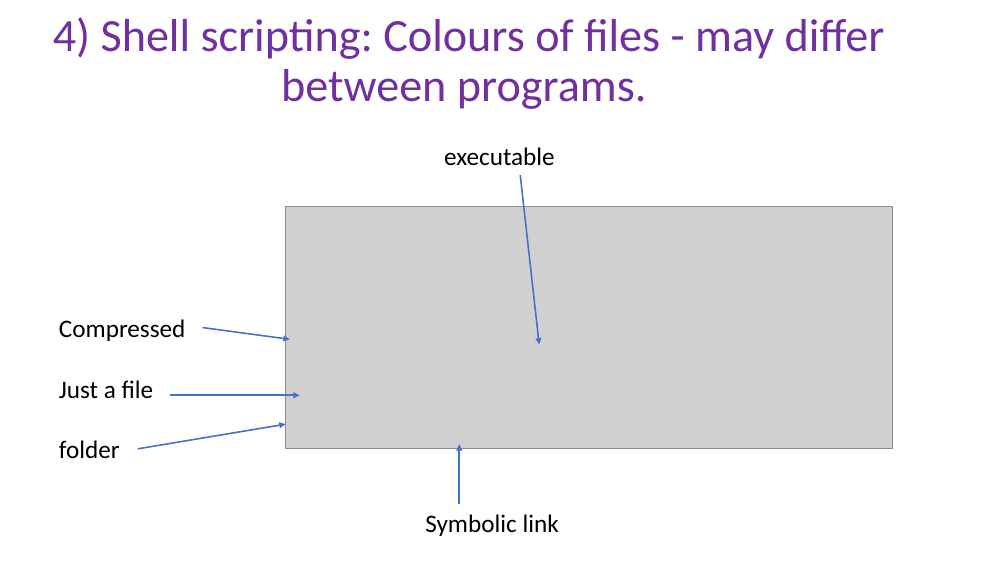
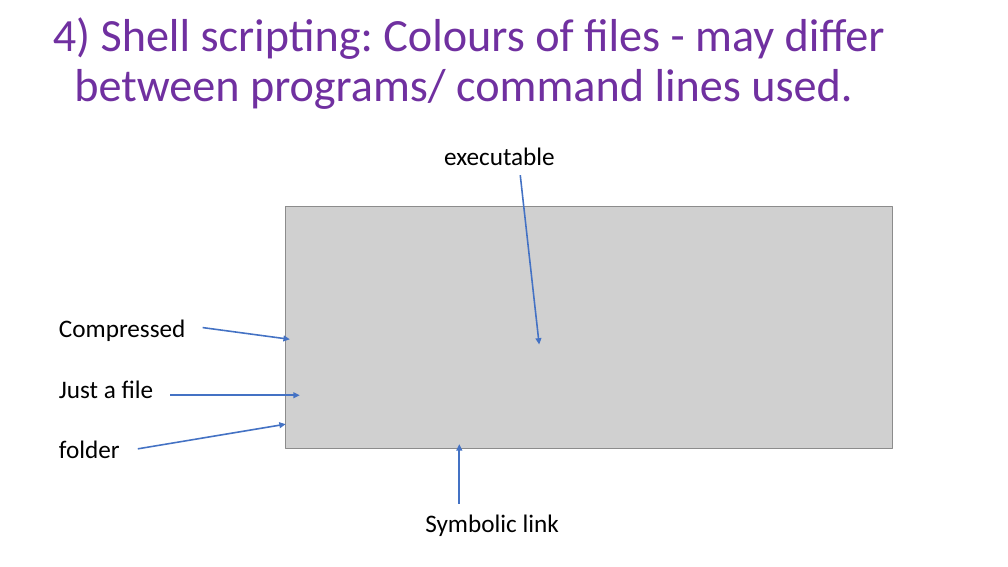
Before and after one commit to peterthorpe5/Msc_Digital_Health, a slide deck: slide 9 of powerpoint/4_Shell_scripting.pptx. Drawn at 1008x567 pixels with LibreOffice and Linux fonts; fonts in the diff are those of the drawing; grey boxes stand for pictures. Boxes give left, top, right and bottom in pixels: in the first picture for what was removed or moved away, otherwise in the second. Text is boxed around its words. In the diff, an @@ line names an element or a change of style, - is before the commit and + after.

```diff
--- a/powerpoint/4_Shell_scripting.pptx
+++ b/powerpoint/4_Shell_scripting.pptx
@@ title at <box>53,17,885,109</box>: text changed @@
-4) Shell scripting: Colours of files - may differ between programs.
+4) Shell scripting: Colours of files - may differ between programs/ command lines used.
```
Also in this commit, not shown: 6 other slides changed, 6 other files.
